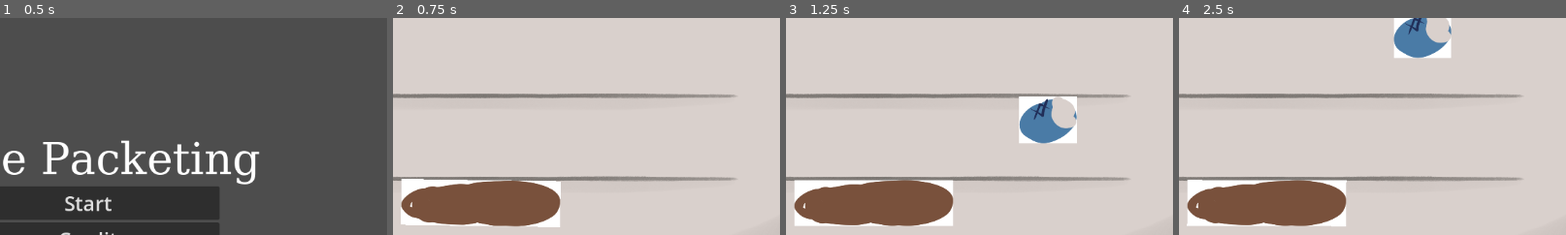
Above: before the commit, frames 1-4 (left to right).
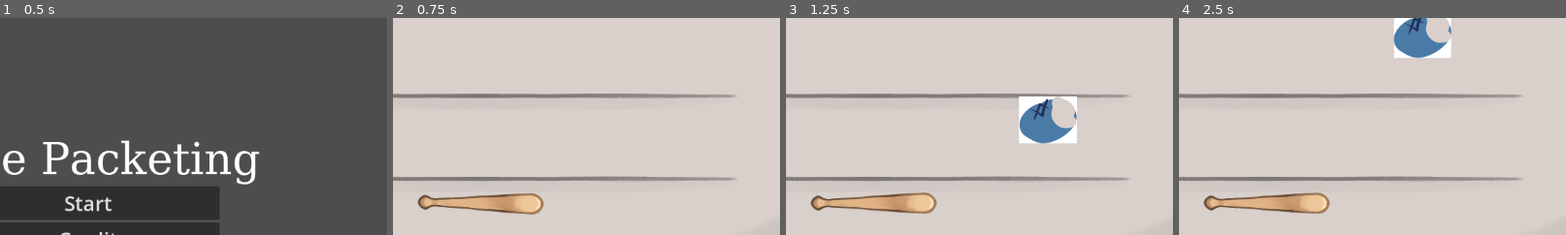
Above: after the commit, the same moments.

Repository: lophtix/winter-game-jam-2024
Game: Godot game, scene res://Scenes/Engine.tscn
Two runs of this game, one before a commit and one after it. Both use one fixed random seed, a clock stepped at 60 frames per second and the inputs below.
Inputs:
- Up to frame 1 (0.5 s): no input
- Up to frame 2 (0.75 s): click "Start" at 0.5 s
- Up to frame 3 (1.25 s): no input
- Up to frame 4 (2.5 s): click "End" at 1.25 s; click "Start" at 2 s
The pictures show only the part of the screen within x 39-89%, y 9-59%; the shares and areas given below are measured in that part.

Frame 1 is identical in both runs. In frame 2, 8.3% of the frame differs, in the area x 2-44%, y 74-97%; in frame 3, 8.3%; in frame 4, 8.3%, in the area x 2-44%, y 74-96%.

Commit message:
Whack shoes again

Diff:
--- a/godot/Scenes/Bat.tscn
+++ b/godot/Scenes/Bat.tscn
@@ -1,6 +1,6 @@
 [gd_scene load_steps=5 format=3 uid="uid://diox8phfgjeou"]
 
-[ext_resource type="Texture2D" uid="uid://fk37fdexlk1k" path="res://assets/bat.png" id="1_4eyhf"]
+[ext_resource type="Texture2D" uid="uid://bsjnuniem87k1" path="res://assets/Bat.png" id="1_4eyhf"]
 [ext_resource type="Script" path="res://Scripts/Bat.gd" id="1_axv60"]
 
 [sub_resource type="RectangleShape2D" id="RectangleShape2D_yi10k"]
--- a/godot/Scenes/Shoe.tscn
+++ b/godot/Scenes/Shoe.tscn
@@ -1,26 +1,13 @@
 [gd_scene load_steps=4 format=3 uid="uid://bf4yx3hmmv5u0"]
 
 [ext_resource type="Texture2D" uid="uid://vc6xg45vemi3" path="res://assets/shoe.png" id="1_gkaiu"]
-
-[sub_resource type="GDScript" id="GDScript_45nro"]
-script/source = "extends RigidBody2D
-
-
-# Called when the node enters the scene tree for the first time.
-func _ready():
-	pass # Replace with function body.
-
-
-# Called every frame. 'delta' is the elapsed time since the previous frame.
-func _process(delta):
-	pass
-"
+[ext_resource type="Script" path="res://Scripts/Shoe.gd" id="1_hqarm"]
 
 [sub_resource type="CircleShape2D" id="CircleShape2D_bips4"]
 radius = 40.3764
 
 [node name="Shoe" type="RigidBody2D"]
-script = SubResource("GDScript_45nro")
+script = ExtResource("1_hqarm")
 
 [node name="Sprite" type="Sprite2D" parent="."]
 scale = Vector2(0.4, 0.4)
--- a/godot/Scripts/FlyingShoe.gd
+++ b/godot/Scripts/FlyingShoe.gd
@@ -2,7 +2,7 @@
 
 class_name FlyingShoe
 
-@onready var sprite : Sprite3D = $Sprite3D
+@onready var sprite : Sprite3D = $Sprite
 
 var flying : bool
 
--- a/godot/Scripts/Shoe.gd
+++ b/godot/Scripts/Shoe.gd
@@ -21,10 +21,10 @@
 	# Make shoe fly
 	flying_shoe.set_movement(from, to, 5)
 
-	# Have shoe look like this shoe
-	flying_shoe.set_looks(sprite.texture)
-
 	# Hand shoe to 3d engine for it to use
 	# engine3d.add_shoe(flying_shoe)
 
+	# Have shoe look like this shoe
+	#flying_shoe.set_looks(sprite.texture)
+
 	queue_free()
Binary file changed: godot/assets/bat.png
Not shown, changed: godot/assets/bat.png.import
Renamed: godot/assets/BlueShoe1.png -> godot/assets/blue/BlueShoe1.png
Not shown, changed: godot/assets/blue/BlueShoe1.png.import
Renamed: godot/assets/GreenShoe1.png -> godot/assets/green/GreenShoe1.png
Not shown, changed: godot/assets/green/GreenShoe1.png.import
Renamed: godot/assets/OrangeShoe1.png -> godot/assets/orange/OrangeShoe1.png
Not shown, changed: godot/assets/orange/OrangeShoe1.png.import
Renamed: godot/assets/RedShoe1.png -> godot/assets/red/RedShoe1.png
Not shown, changed: godot/assets/red/RedShoe1.png.import
Renamed: godot/assets/YellowShoe1.png -> godot/assets/yellow/YellowShoe1.png
Not shown, changed: godot/assets/yellow/YellowShoe1.png.import
